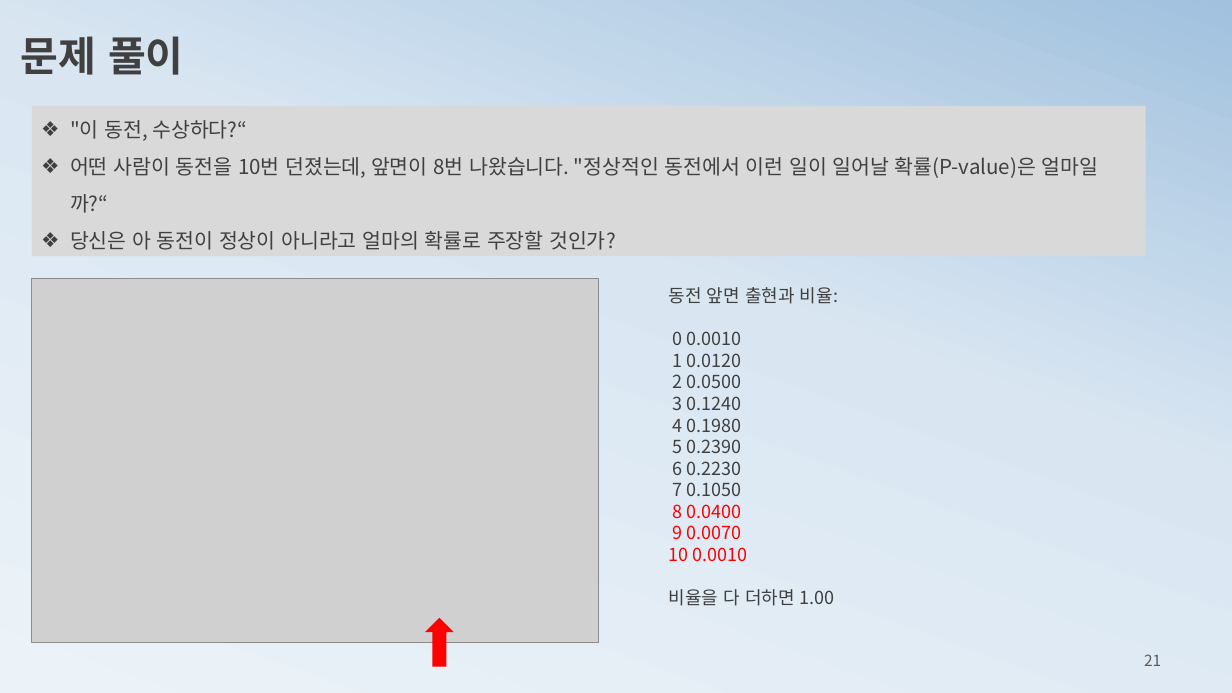
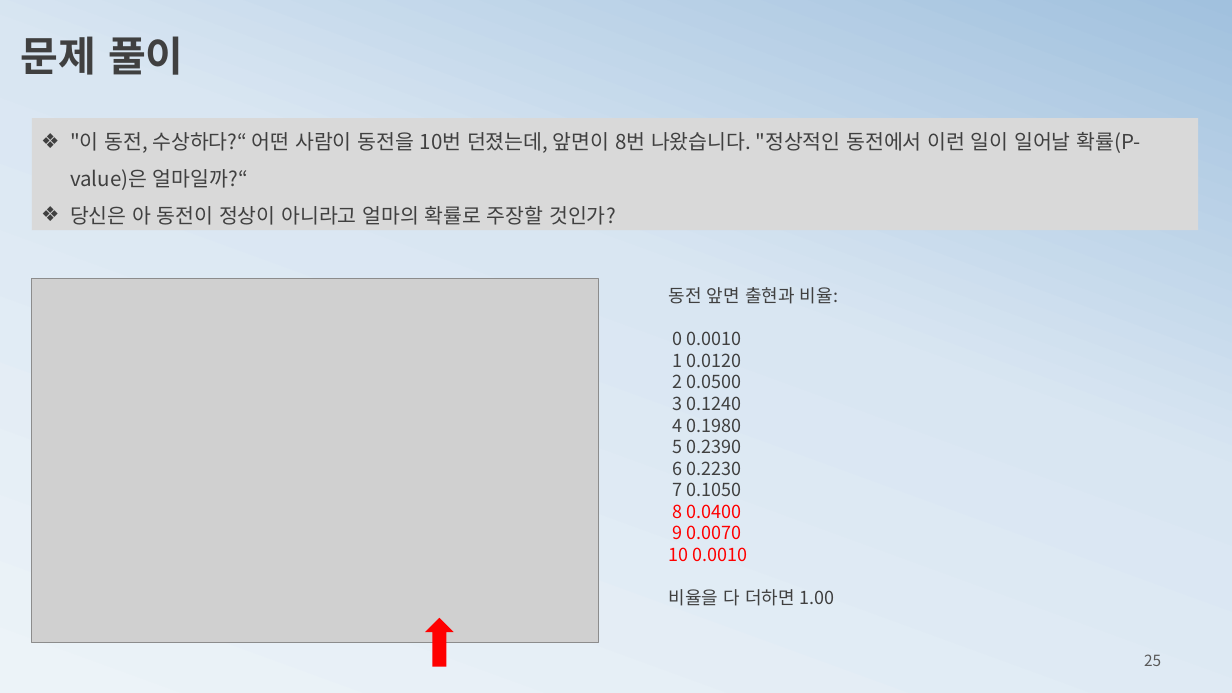
Before and after one commit to ancestor9/mathematics-for-machine-learning, a slide deck: slide 25 of 4_Estimation.pptx (slide 21 before the commit). Drawn at 1232x693 pixels with LibreOffice and Linux fonts; fonts in the diff are those of the drawing; grey boxes stand for pictures. Boxes give left, top, right and bottom in pixels: in the first picture for what was removed or moved away, otherwise in the second. Text is boxed around its words. In the diff, an @@ line names an element or a change of style, - is before the commit and + after.

```diff
--- a/4_Estimation.pptx
+++ b/4_Estimation.pptx
@@ rectangle ""이 동전, 수상하다?“ 어떤 사람이 ..." resized from (x1=32, y1=106, x2=1146, y2=257) to (x1=32, y1=118, x2=1199, y2=230) @@
@@ text in rectangle at (x1=70, y1=132, x2=1141, y2=190): text changed @@
-❖ "이 동전, 수상하다?“
-❖ 어떤 사람이 동전을 10번 던졌는데, 앞면이 8번 나왔습니다. "정상적인 동전에서 이런 일이 일어날 확률(P-value)은 얼마일까?“
+❖ "이 동전, 수상하다?“ 어떤 사람이 동전을 10번 던졌는데, 앞면이 8번 나왔습니다. "정상적인 동전에서 이런 일이 일어날 확률(P-value)은 얼마일까?“
@@ page number at (x1=1144, y1=654, x2=1161, y2=666): text changed @@
-21
+25
```
Also in this commit, not shown: 8 other slides changed, 11 slides added, 7 slides removed.
